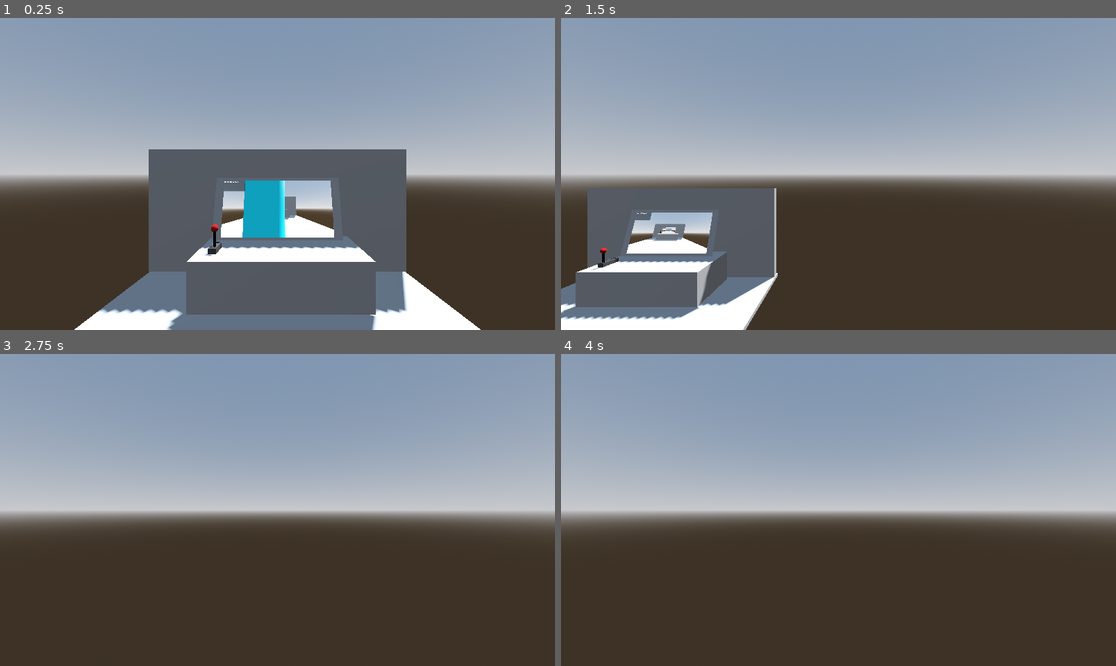
Above: before the commit, frames 1-4 (two rows, left to right).
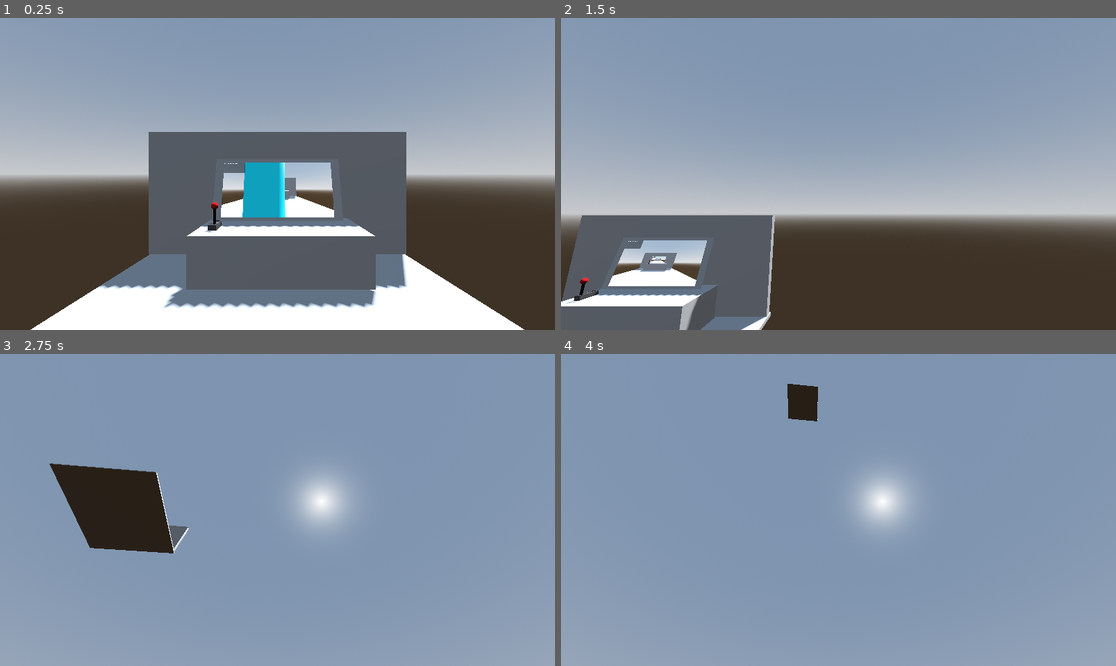
Above: after the commit, the same moments.

Repository: Kim0moz/GameJam
Game: Godot game, scene res://TestScene.tscn
Two runs of this game, one before a commit and one after it. Both use one fixed random seed, a clock stepped at 60 frames per second and the inputs below. The project has no main scene, so this scene is started directly.
Inputs (mouse positions are in pixels of both pictures, inside the frame that each line leads up to):
- Up to frame 1 (0.25 s): no input
- Up to frame 2 (1.5 s): move the mouse to (960, 158) at 0.52 s; hold D (movement_right) 0.53-1.28 s; click (960, 158) at 0.6 s; tap Space (movement_jump) at 0.77 s; move the mouse to (727, 189) at 1.27 s; hold S (movement_backward) from 1.28 s (still down); click (727, 189) at 1.35 s
- Up to frame 3 (2.75 s): tap Space (movement_jump) at 1.52 s; move the mouse to (333, 441) at 2.02 s; release S (movement_backward) at 2.03 s; hold D (movement_right) from 2.03 s (still down); click (333, 441) at 2.1 s
- Up to frame 4 (4 s): move the mouse to (810, 572) at 2.77 s; release D (movement_right) at 2.78 s; hold W (movement_forward) 2.78-3.53 s; click (810, 572) at 2.85 s; tap Space (movement_jump) at 3.02, 3.77 s; move the mouse to (1005, 556) at 3.52 s; hold A (movement_left) from 3.53 s (still down); click (1005, 556) at 3.6 s

The runs differ from the first frame. In frame 1, 18% of the frame differs, in the area x 5-95%, y 36-100%; in frame 2, 32%; in frame 3, 70%; in frame 4, 71%, in the area x 0-100%, y 9-100%.

Commit message:
Camera up/down mouse movement controls added

Diff:
--- a/Objects/Player/player.gd
+++ b/Objects/Player/player.gd
@@ -4,11 +4,13 @@
 const SPEED = 5.0
 const JUMP_VELOCITY = 4.5
 @export var cameraController : Node3D
+@export var cameraTarget : Node3D
 @export var cameraLerpSpeed : float = .1
 @export var cameraTurnSpeed : float = 2
 @export var cameraOffsetY : float = .5
 @export var mouseMoveMaxSpeed : float = 10
 @export var mouseSensitivity : float = .5
+@export var cameraVertRotationLimit : float = 60
 
 # Get the gravity from the project settings to be synced with RigidBody nodes.
 var gravity = ProjectSettings.get_setting("physics/3d/default_gravity")
@@ -61,4 +63,6 @@
 		elif mouseMoveX < 0:
 			mouseMoveY = max(mouseMoveY, -mouseMoveMaxSpeed)
 		rotate_y(deg_to_rad(-mouseMoveX * mouseSensitivity))
-		# cameraController.rotate_x(deg_to_rad(-mouseMoveY * mouseSensitivity))
+		cameraTarget.rotate_x(deg_to_rad(-mouseMoveY * mouseSensitivity))
+		var radCamVertLimit = deg_to_rad(cameraVertRotationLimit)
+		cameraTarget.rotation.x = clamp(cameraTarget.rotation.x, -radCamVertLimit, radCamVertLimit)
--- a/Objects/Player/player.tscn
+++ b/Objects/Player/player.tscn
@@ -7,9 +7,10 @@
 
 [sub_resource type="CapsuleShape3D" id="CapsuleShape3D_g6crp"]
 
-[node name="Player" type="CharacterBody3D" node_paths=PackedStringArray("cameraController")]
+[node name="Player" type="CharacterBody3D" node_paths=PackedStringArray("cameraController", "cameraTarget")]
 script = ExtResource("1_1wn3t")
 cameraController = NodePath("CameraController")
+cameraTarget = NodePath("CameraController/CameraTarget")
 
 [node name="MeshInstance3D" type="MeshInstance3D" parent="."]
 mesh = SubResource("CapsuleMesh_0me4c")
--- a/TestScene.tscn
+++ b/TestScene.tscn
@@ -89,6 +89,7 @@
 
 [node name="Player" parent="." instance=ExtResource("3_4y2od")]
 transform = Transform3D(0.7, 0, 0, 0, 0.7, 0, 0, 0, 0.7, 0, 0.957332, 1.40814)
+cameraOffsetY = 0.2
 
 [node name="MeshInstance3D" parent="Player" index="0"]
 surface_material_override/0 = SubResource("StandardMaterial3D_1byjk")
